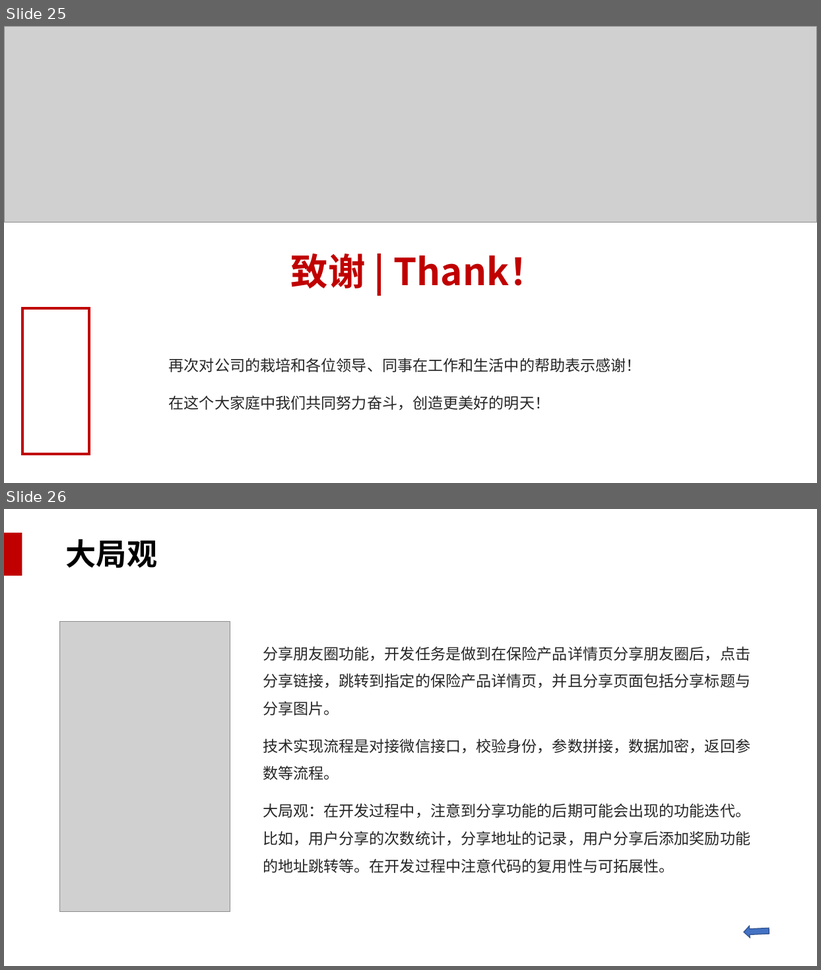
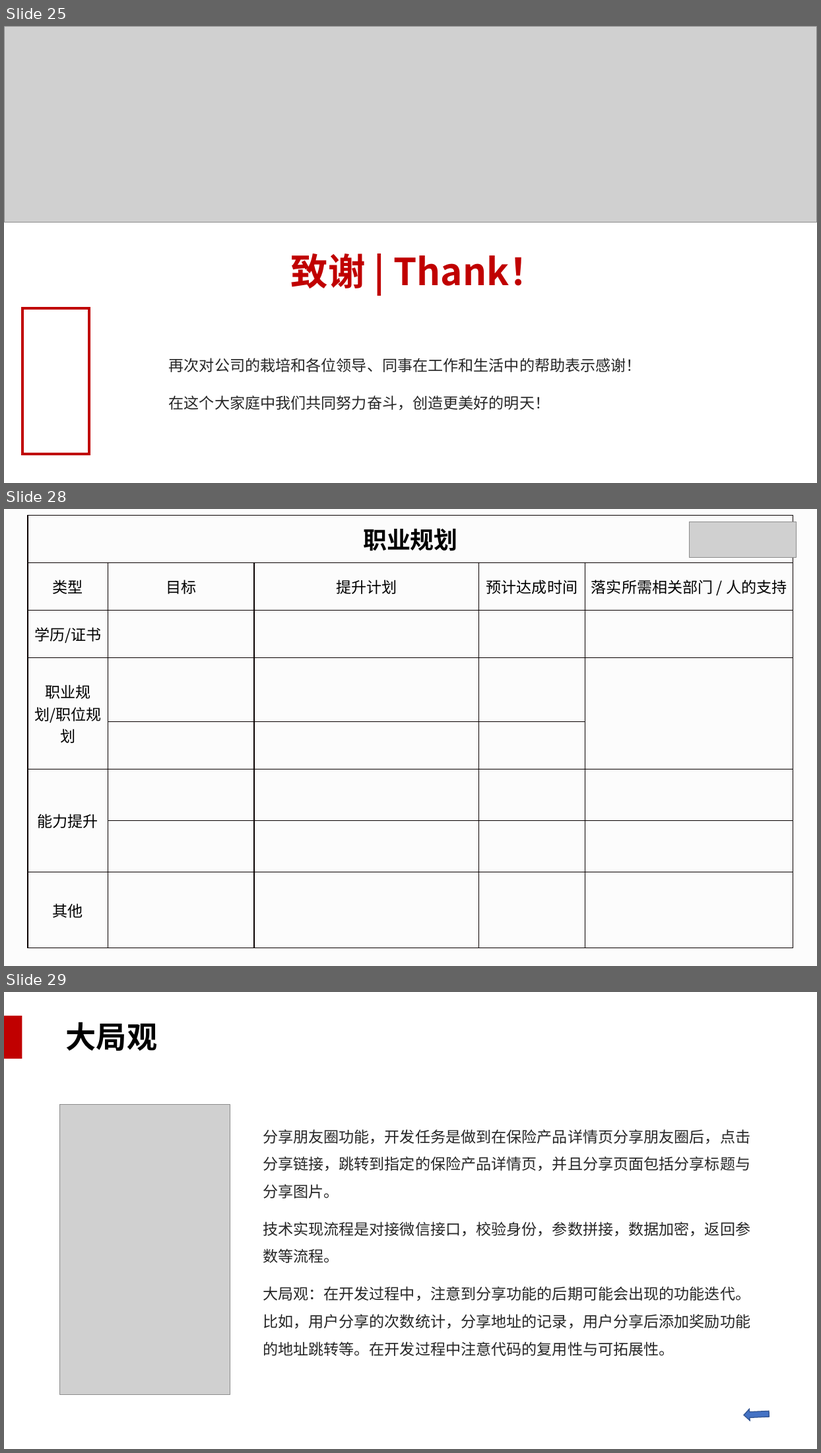
Before and after one commit to WakingFox/myself, a slide deck: 转正述职/王贵成转正述职报告.pptx. Shown one above the other, each under a label of ours: slides 25 and 26 before the commit, slides 25, 28 and 29 after it; the slides between them are not shown. The pictures are 821x970 and 821x1453 pixels, drawn with LibreOffice and Linux fonts; fonts in the diff are those of the drawing; grey boxes stand for pictures; background and template pictures are left out. Boxes give left, top, right and bottom in pixels: in the first picture for what was removed or moved away, otherwise in the second. Text is boxed around its words. In the diff, an @@ line names an element or a change of style, - is before the commit and + after.

```diff
--- a/转正述职/王贵成转正述职报告.pptx
+++ b/转正述职/王贵成转正述职报告.pptx
@@ slide 28 added at [4,509,817,966], background picture (left out) @@
@@ table added at [28,515,795,949], 8 rows, 5 columns @@
+职业规划 |  |  |  | 
+类型 | 目标 | 提升计划 | 预计达成时间 | 落实所需相关部门 / 人的支持
+学历/证书 |  |  |  | 
+职业规划/职位规划 |  |  |  | 
+ |  |  |  | 
+能力提升 |  |  |  | 
+ |  |  |  | 
+其他 |  |  |  | 
@@ picture added at [690,522,797,558] @@
@@ what was slide 26 is now slide 29 @@
```
Also in this commit, not shown: 2 other slides added.
